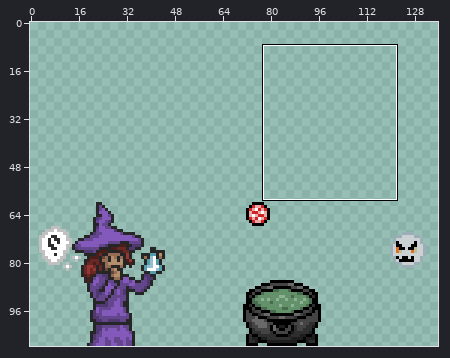
Sprite sheet -- Assets/Agatha Potions.png. Above: a wide view before the commit, with the close-up outlined.
Close-up. The starting point:
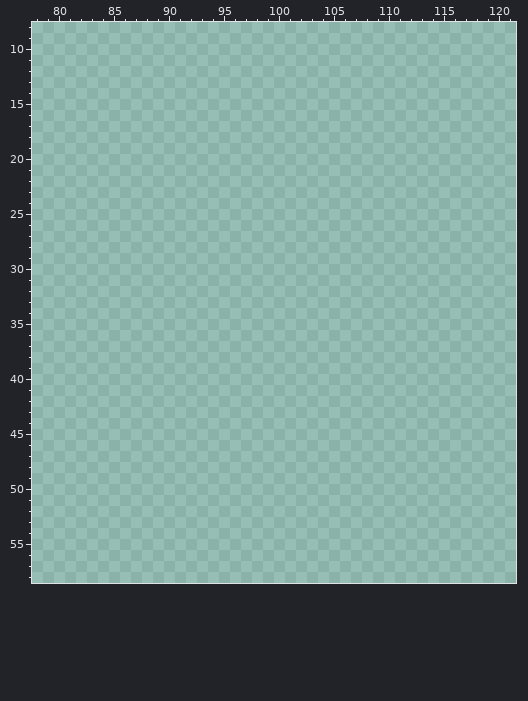
The file is 176x108 pixels. Colours within 5 levels of each other are drawn and written as one. Shown: x 78..121, y 8..58. The wide view leaves out empty margins. The commit also changed other parts of the picture, which this record leaves out.
After:
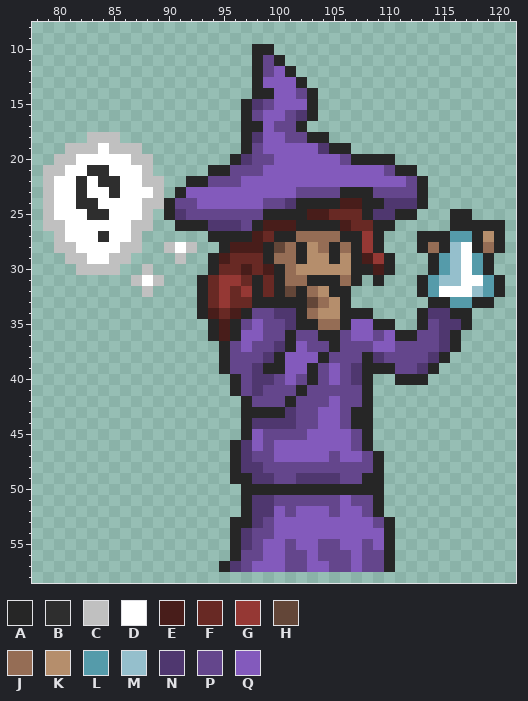
Palette (. is transparent): A #262626  B #2e2e2e  C #c0c0c0  D #ffffff  E #481d1a  F #682924  G #953834  H #634638  J #956d55  K #b58e6c  L #559baa  M #95bfcc  N #4f376f  P #64468c  Q #835abc
What changed:
Changed rows in their new state; - is an unchanged pixel.
first column x 79:
10 -------------------AA---------------------
11 -------------------APA--------------------
12 -------------------APQA-------------------
13 -------------------AQQQA------------------
14 -------------------AAQQPA-----------------
15 ------------------ANPQQQA-----------------
16 ------------------APQQPNA-----------------
17 ------------------AAQPPA------------------
18 ----CCC-----------ANQQPPAA----------------
19 --CCCDCCC---------APQQQQQNAA--------------
20 -CCDDDDDCC-------ANPPQQQQQQPAAAA----------
21 CCDDBBDDDC-----AAPPPQQQQQQQQQQQPAA--------
22 CDDBDBBDDCC--AAPPPQQQQQQQQQQQQQQQPA-------
23 CDDBDDBDDDC-AQQQQQQQQQQPPPPAAAPPPPA-------
24 CDDBBDDDDCCAPPQQQQQQPPNAAAAEEAANNNA-------
25 CDDDBBDDDC-ANPPPPPPPAAAAEEFFFANNAA---AA---
26 CCDDDDDDCC--AAANNNPAEEEAAAAEFFAA-----AAAAA
27 -CDDDBDDC------AAAAEFAAJJJJAAGA---AAALLAKA
28 -CCDDDDCC--CDC--AEEEAHJAKJAJAGA---AJAMDAJA
29 --CCDDCC----C--AEFFFAJJAKKAKAEGA---ALMDLA-
30 ---CCCC--C-----AFFEFEAJKKKKKAAEA---ALMDLA-
31 --------CDC---AFGGFAFAJJAAAJA-A---ALMMDDLA
32 ---------C----AFGFGAFAHAJKAA------ALDDDMLA
33 --------------AFGFFAAAAAHJKA-------AALLAA-
34 --------------AEFEAPPNNAJKKAAA----ANNAA---
35 ---------------AEAPQPPNAAJJAQQAA--APNNA---
36 ---------------AEAQQPPAPPAAPQQPQAAPPNA----
37 ----------------APQPPNAQPPAPPPQQPPPPNA----
38 ----------------APPPNAQQQAPPPANPPPPNA-----
39 ----------------APPNAAQQAPQPNAAAPPNA------
40 -----------------APNNPQPAPQPNA--AAA-------
41 -----------------APNPPPAPPPPPA------------
42 ------------------APPPAPPPQPPA------------
43 ------------------AAAANPPQQPAA------------
44 ------------------ANNNNPPQQPAA------------
45 ------------------AQPPPPQQQQPA------------
46 -----------------ANQPQQQQQQQPA------------
47 -----------------ANPPQQQQQPQQPA-----------
48 -----------------ANNPPPPPPPPPPA-----------
49 -----------------AANNPPNNNNPPAA-----------
50 ------------------AAAAAAAAAAAAA-----------
51 ------------------ANNPPPPPPQPPA-----------
52 ------------------ANNQPQQQPQQPA-----------
53 -----------------AANPQQQQQQQQQPA----------
54 -----------------ANPPQQQQQQQQQQA----------
55 -----------------ANPQQPQQPPQQPQA----------
56 -----------------APPQQPPQPPPQPPA----------
57 ----------------ANPQQQPPQQPPQPPA----------
